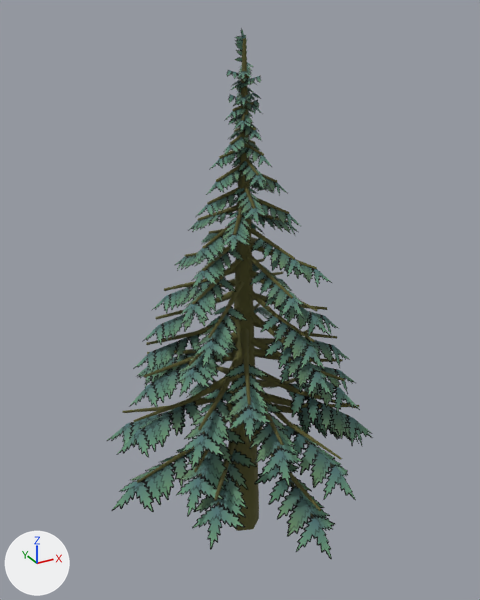
A saved change to the glTF model reference/trees-coniferous/pine-drooping.gltf.
Both versions are drawn from a camera (50 mm lens) standing at (-2.09, -3.75, 3.73) and looking at (-0.01, 0.04, 1.84). Arrows for +X, +Y and +Z are at lower left; the lights stay in place. The picture after the commit comes second. Vertices at exactly the same position are counted once.

The first picture shows 'bark', 'leaves'.
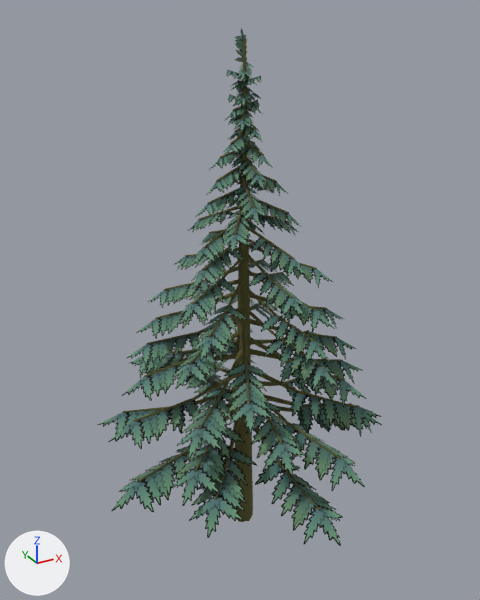
The change in detail:
me_bark is used by ob_bark; location (0.0, 0.0, 0.0).
me_bark had 877 vertices, 1278 faces and spanned x -0.94..0.96, y -0.97..0.94, z -0.13..3.56.
me_bark now has 905 vertices, 1334 faces and spans x -0.94..0.96, y -0.97..0.94, z -0.08..3.56.
me_bark part 1: 319 vertices moved from x -0.94..0.96, y -0.97..0.94, z -0.13..3.56 to x -0.94..0.96, y -0.97..0.94, z -0.08..3.56; 210 vertices removed from x -0.94..0.96, y -0.97..0.94, z -0.13..3.56; 238 vertices added at x -0.94..0.96, y -0.97..0.94, z -0.08..3.56.
me_leaves is used by ob_leaves; location (0.0, 0.0, 0.0).
me_leaves had 711 vertices, 632 faces and spanned x -1.15..1.11, y -1.12..1.1, z 0.31..3.62.
me_leaves now has 714 vertices, 636 faces and spans x -1.15..1.17, y -1.2..1.16, z 0.47..3.62.
Part 2, on me_leaves:
3 vertices are removed from x -0.16..0.23, y -1.12..-1.02, z 0.31..0.4.
4 faces are deleted.
3 vertices in x -0.69..-0.55, y -0.46..-0.21, z 1.39..1.6 move by (-0.04, -0.02, 0.06).
3 vertices in x 0.03..0.18, y -0.2..0.11, z 2.14..2.24 move by (0.0, 0.0, -0.01).
3 vertices in x -0.04..0.48, y -0.59..-0.38, z 1.88..2.02 move by (0.0, -0.01, 0.0).
246 vertices move from x -0.99..1.11, y -0.99..1.1, z 0.37..2.21 to x -1.04..1.17, y -1.05..1.16, z 0.52..2.19.
6 vertices are added at (0.04, -0.97, 0.71), (0.23, -0.96, 0.58), (-0.16, -0.97, 0.58), (0.04, -1.2, 0.59), (0.24, -1.13, 0.47), (-0.15, -1.15, 0.47).
8 new faces join them.
me_leaves part 3: 4 kept faces spanning x -0.18..0.22, y -0.72..-0.4, z 0.6..0.78 get new texture (UV) coordinates.

Where the change shows, as pixel boxes [x1, y1, x2, y2] in the pictures (480 x 600 px; the box of a moved part takes in the faces that stretch with it):
'leaves', reshaped (7% wider): before [107, 28, 373, 559]; after [97, 28, 382, 546]
'bark', reshaped: before [122, 38, 359, 531]; after [123, 38, 359, 522]
part 2 of me_leaves, moved or reshaped: before [107, 241, 373, 559]; after [97, 242, 382, 546]
part 3 of me_leaves, surface changed: before [254, 461, 330, 537]; after [255, 460, 313, 504]
